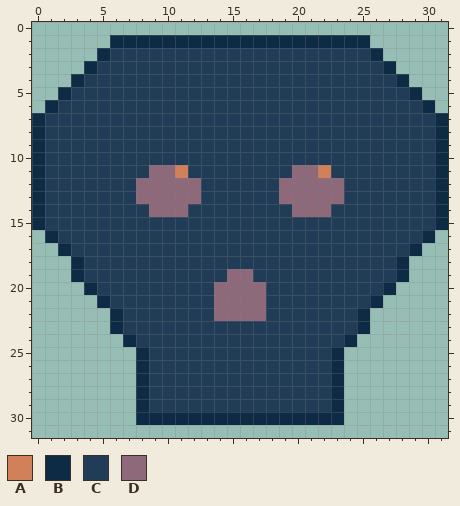
Pixel-art sprite, stored at assets/textures/ingredients/blackened_skull.png. The picture above was drawn from the file before the commit.
The file is 32x32 pixels.
Palette (. is transparent): A #d08159  B #0d2b45  C #203c56  D #8d697a
The same view after the edit:
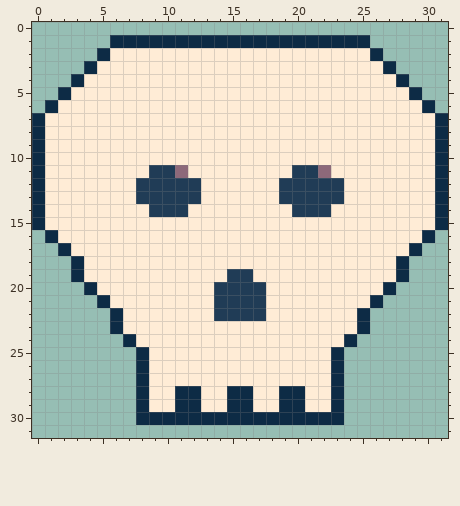
The edit:
colour A: #d08159 -> #8d697a
colour C: #203c56 -> #ffecd6
colour D: #8d697a -> #203c56
y 28..29: x 11..12 CC -> BB; x 15..16 CC -> BB; x 19..20 CC -> BB
